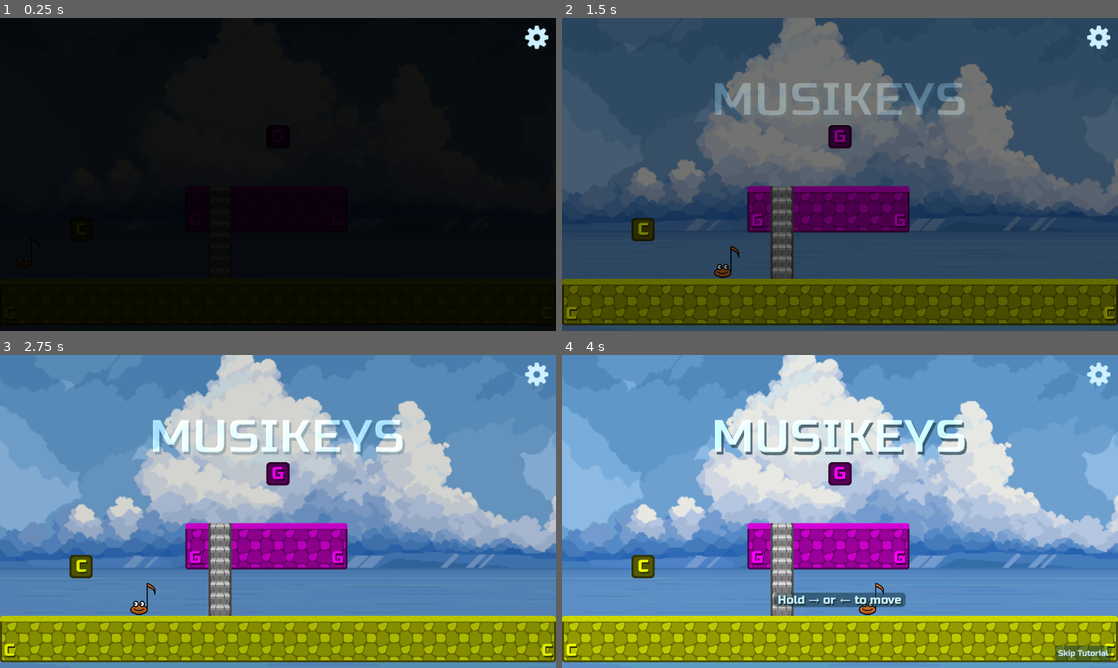
Above: before the commit, frames 1-4 (two rows, left to right).
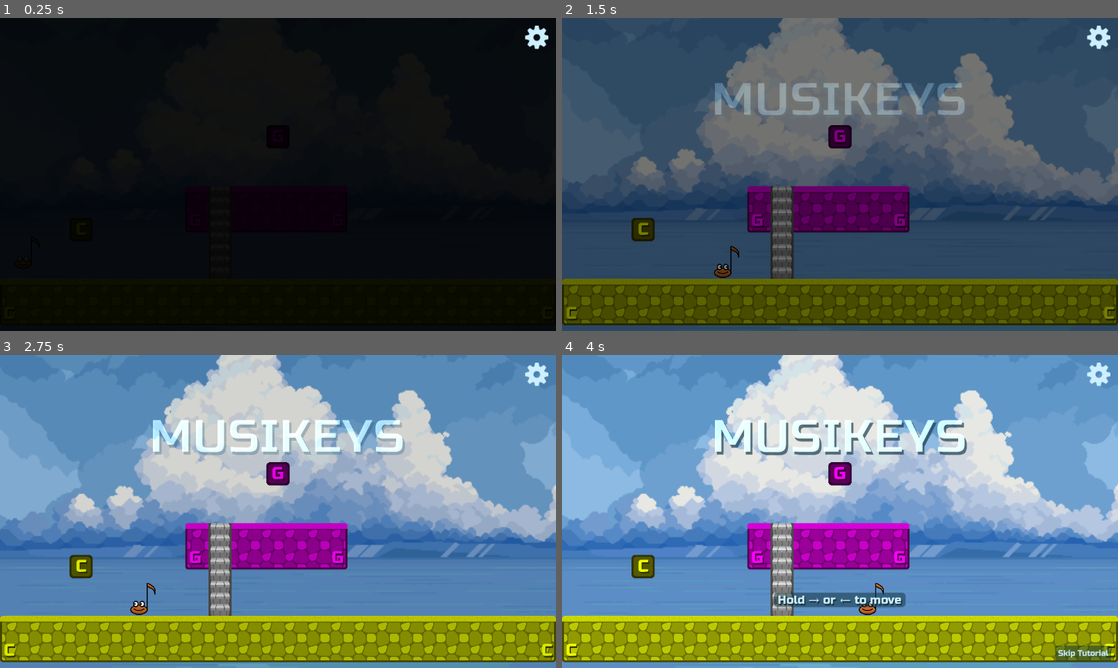
Above: after the commit, the same moments.

Repository: nicom7/game-off-2023
Game: Godot game, scene res://main.tscn
Same seed, same stepped clock (60 frames per second), same inputs: the game is played once before the commit and once after it.
Inputs:
- Up to frame 1 (0.25 s): no input
- Up to frame 2 (1.5 s): tap Enter at 0.5 s; hold Right (ui_right) from 0.53 s (still down)
- Up to frame 3 (2.75 s): release Right (ui_right) at 2.03 s; hold Left (ui_left) from 2.03 s (still down)
- Up to frame 4 (4 s): release Left (ui_left) at 2.78 s; hold Right (ui_right) from 2.78 s (still down)

The runs differ from the first frame. In frame 2, 5.8% of the frame differs, in the area x 0-100%, y 0-66%; in frame 3, 14%; in frame 4, 15%, in the area x 0-100%, y 0-100%.

Commit message:
Adjust parallax motion scale using resource
- Add `BackgroundInfo` resource type to adjust motion scale on parallax layers
- Add more ocean backgrounds

Diff:
--- /dev/null
+++ b/parallaxes/Ocean_2/background_info.tres
@@ -0,0 +1,7 @@
+[gd_resource type="Resource" script_class="BackgroundInfo" load_steps=2 format=3 uid="uid://dk7ua0nnhgo7k"]
+
+[ext_resource type="Script" path="res://parallaxes/background_info.gd" id="1_r3v8y"]
+
+[resource]
+script = ExtResource("1_r3v8y")
+parallax_scales = Array[Vector2]([Vector2(0.02, 0.02), Vector2(0.05, 0.02), Vector2(0.05, 0.02)])
--- /dev/null
+++ b/parallaxes/Ocean_6/background_info.tres
@@ -0,0 +1,7 @@
+[gd_resource type="Resource" script_class="BackgroundInfo" load_steps=2 format=3 uid="uid://cad0kclxyqgtj"]
+
+[ext_resource type="Script" path="res://parallaxes/background_info.gd" id="1_td83y"]
+
+[resource]
+script = ExtResource("1_td83y")
+parallax_scales = Array[Vector2]([Vector2(0.02, 0.02), Vector2(0.03, 0.02), Vector2(0.05, 0.02), Vector2(0.03, 0.02), Vector2(0.13, 0.02)])
--- /dev/null
+++ b/parallaxes/Ocean_7/background_info.tres
@@ -0,0 +1,7 @@
+[gd_resource type="Resource" script_class="BackgroundInfo" load_steps=2 format=3 uid="uid://qlktid4y1wiu"]
+
+[ext_resource type="Script" path="res://parallaxes/background_info.gd" id="1_dfbn8"]
+
+[resource]
+script = ExtResource("1_dfbn8")
+parallax_scales = Array[Vector2]([Vector2(0.02, 0.02), Vector2(0.03, 0.02), Vector2(0.05, 0.02), Vector2(0.05, 0.02), Vector2(0.08, 0.02)])
--- a/parallaxes/background.gd
+++ b/parallaxes/background.gd
@@ -14,20 +14,41 @@
 	OCEAN_2,
 	OCEAN_3,
 	OCEAN_4,
+	OCEAN_5,
+	OCEAN_6,
+	OCEAN_7,
+	OCEAN_8,
 }
+
+const DEFAULT_BACKGROUND_INFO: BackgroundInfo = preload("res://parallaxes/default_background_info.tres")
 
 func _ready() -> void:
 	_update_sprites()
+	pass
 
 func _update_sprites() -> void:
 	if not is_node_ready():
 		return
 
+	var background_info: BackgroundInfo = DEFAULT_BACKGROUND_INFO
+
+	var background_name = (Background.keys()[background] as String).to_lower()
+	var dir = DirAccess.open("res://parallaxes/" + background_name)
+	var resources = Globals.get_resources(dir)
+	if not resources.is_empty():
+		# Use specified background info resource
+		var custom_background_info = resources[0] as BackgroundInfo
+		for i in custom_background_info.parallax_scales.size():
+			background_info.parallax_scales[i] = custom_background_info.parallax_scales[i]
+
+	print(background_info.parallax_scales)
+
 	var layers = %ParallaxBackground.get_children()
 	for i in layers.size():
-		var layer = layers[i]
-		var sprites: Array[Node] = layer.get_children()
+		var plx_layer = layers[i] as ParallaxLayer
+		plx_layer.motion_scale = background_info.parallax_scales[i]
+		var sprites: Array[Node] = plx_layer.get_children()
 		for s in sprites:
-			var sprite = (s as AnimatedSprite2D)
-			sprite.animation = (Background.keys()[background] as String).to_lower()
+			var sprite = s as AnimatedSprite2D
+			sprite.animation = background_name
 			sprite.frame = i
--- a/parallaxes/background.tscn
+++ b/parallaxes/background.tscn
@@ -8,9 +8,9 @@
 
 [node name="ParallaxBackground" type="ParallaxBackground" parent="."]
 unique_name_in_owner = true
-offset = Vector2(0, -50)
+offset = Vector2(0, -72)
 scale = Vector2(2.3, 2.3)
-transform = Transform2D(2.3, 0, 0, 2.3, 0, -50)
+transform = Transform2D(2.3, 0, 0, 2.3, 0, -72)
 scroll_ignore_camera_zoom = true
 
 [node name="ParallaxLayer1" type="ParallaxLayer" parent="ParallaxBackground"]
@@ -31,7 +31,7 @@
 offset = Vector2(-576, 0)
 
 [node name="ParallaxLayer2" type="ParallaxLayer" parent="ParallaxBackground"]
-motion_scale = Vector2(0.04, 0.02)
+motion_scale = Vector2(0.03, 0.02)
 motion_mirroring = Vector2(1152, 0)
 
 [node name="Sprite2D" type="AnimatedSprite2D" parent="ParallaxBackground/ParallaxLayer2"]
@@ -50,7 +50,7 @@
 offset = Vector2(-576, 0)
 
 [node name="ParallaxLayer3" type="ParallaxLayer" parent="ParallaxBackground"]
-motion_scale = Vector2(0.08, 0.02)
+motion_scale = Vector2(0.05, 0.02)
 motion_mirroring = Vector2(1152, 0)
 
 [node name="Sprite2D" type="AnimatedSprite2D" parent="ParallaxBackground/ParallaxLayer3"]
@@ -86,3 +86,22 @@
 speed_scale = 0.0
 centered = false
 offset = Vector2(-576, 0)
+
+[node name="ParallaxLayer5" type="ParallaxLayer" parent="ParallaxBackground"]
+motion_scale = Vector2(0.13, 0.02)
+motion_mirroring = Vector2(1152, 0)
+
+[node name="Sprite2D" type="AnimatedSprite2D" parent="ParallaxBackground/ParallaxLayer5"]
+sprite_frames = ExtResource("1_xc2j2")
+animation = &"ocean_1"
+frame = 4
+speed_scale = 0.0
+centered = false
+
+[node name="Sprite2D2" type="AnimatedSprite2D" parent="ParallaxBackground/ParallaxLayer5"]
+sprite_frames = ExtResource("1_xc2j2")
+animation = &"ocean_1"
+frame = 4
+speed_scale = 0.0
+centered = false
+offset = Vector2(-576, 0)
--- /dev/null
+++ b/parallaxes/background_info.gd
@@ -0,0 +1,4 @@
+class_name BackgroundInfo
+extends Resource
+
+@export var parallax_scales: Array[Vector2] = []
--- a/parallaxes/background_sprite_frames.tres
+++ b/parallaxes/background_sprite_frames.tres
@@ -14,6 +14,24 @@
 [ext_resource type="Texture2D" uid="uid://bw75dokovs4jb" path="res://parallaxes/Ocean_4/2.png" id="12_tu1x0"]
 [ext_resource type="Texture2D" uid="uid://bvvihc7vc6c0o" path="res://parallaxes/Ocean_4/3.png" id="13_aq41g"]
 [ext_resource type="Texture2D" uid="uid://bk72xkk7njpo6" path="res://parallaxes/Ocean_4/4.png" id="14_uaxoj"]
+[ext_resource type="Texture2D" uid="uid://scsc0rvmxupf" path="res://parallaxes/Ocean_5/1.png" id="15_45w4u"]
+[ext_resource type="Texture2D" uid="uid://bdivxueylnfix" path="res://parallaxes/Ocean_5/2.png" id="16_65c7b"]
+[ext_resource type="Texture2D" uid="uid://dk1lo4enhv8t7" path="res://parallaxes/Ocean_5/3.png" id="17_x353a"]
+[ext_resource type="Texture2D" uid="uid://r6i82cmytcat" path="res://parallaxes/Ocean_5/4.png" id="18_d4ulr"]
+[ext_resource type="Texture2D" uid="uid://besu1bylq73oy" path="res://parallaxes/Ocean_6/1.png" id="19_12wkh"]
+[ext_resource type="Texture2D" uid="uid://hxni7qjo86r4" path="res://parallaxes/Ocean_6/2.png" id="20_8pmrl"]
+[ext_resource type="Texture2D" uid="uid://bltpgpep5ac3" path="res://parallaxes/Ocean_6/3.png" id="21_o2yo4"]
+[ext_resource type="Texture2D" uid="uid://earo0ljwyy3b" path="res://parallaxes/Ocean_6/4.png" id="22_37li0"]
+[ext_resource type="Texture2D" uid="uid://crjo857wvntbf" path="res://parallaxes/Ocean_7/1.png" id="23_3ns5c"]
+[ext_resource type="Texture2D" uid="uid://cfob1i3gi37be" path="res://parallaxes/Ocean_7/2.png" id="24_luec4"]
+[ext_resource type="Texture2D" uid="uid://dkkqvfduqar2w" path="res://parallaxes/Ocean_7/3.png" id="25_tuc26"]
+[ext_resource type="Texture2D" uid="uid://nogs5mg353d3" path="res://parallaxes/Ocean_7/4.png" id="26_gvad5"]
+[ext_resource type="Texture2D" uid="uid://by7c7axm1vrtw" path="res://parallaxes/Ocean_7/5.png" id="27_blvcw"]
+[ext_resource type="Texture2D" uid="uid://c0c11g4ttrvv3" path="res://parallaxes/Ocean_8/1.png" id="28_yhpar"]
+[ext_resource type="Texture2D" uid="uid://5c0kmoqymhd2" path="res://parallaxes/Ocean_8/2.png" id="29_phkts"]
+[ext_resource type="Texture2D" uid="uid://1f8pfhsgxavj" path="res://parallaxes/Ocean_8/3.png" id="30_4biwx"]
+[ext_resource type="Texture2D" uid="uid://cl37s27k2xt22" path="res://parallaxes/Ocean_8/4.png" id="31_72jm6"]
+[ext_resource type="Texture2D" uid="uid://djmkrum2ec3po" path="res://parallaxes/Ocean_8/5.png" id="32_yhgpy"]
 
 [resource]
 animations = [{
@@ -96,4 +114,84 @@
 "loop": true,
 "name": &"ocean_4",
 "speed": 5.0
+}, {
+"frames": [{
+"duration": 1.0,
+"texture": ExtResource("15_45w4u")
+}, {
+"duration": 1.0,
+"texture": ExtResource("16_65c7b")
+}, {
+"duration": 1.0,
+"texture": ExtResource("17_x353a")
+}, {
+"duration": 1.0,
+"texture": ExtResource("18_d4ulr")
+}, {
+"duration": 1.0,
+"texture": null
+}],
+"loop": true,
+"name": &"ocean_5",
+"speed": 5.0
+}, {
+"frames": [{
+"duration": 1.0,
+"texture": ExtResource("19_12wkh")
+}, {
+"duration": 1.0,
+"texture": ExtResource("20_8pmrl")
+}, {
+"duration": 1.0,
+"texture": ExtResource("21_o2yo4")
+}, {
+"duration": 1.0,
+"texture": ExtResource("22_37li0")
+}, {
+"duration": 1.0,
+"texture": null
+}],
+"loop": true,
+"name": &"ocean_6",
+"speed": 5.0
+}, {
+"frames": [{
+"duration": 1.0,
+"texture": ExtResource("23_3ns5c")
+}, {
+"duration": 1.0,
+"texture": ExtResource("24_luec4")
+}, {
+"duration": 1.0,
+"texture": ExtResource("25_tuc26")
+}, {
+"duration": 1.0,
+"texture": ExtResource("26_gvad5")
+}, {
+"duration": 1.0,
+"texture": ExtResource("27_blvcw")
+}],
+"loop": true,
+"name": &"ocean_7",
+"speed": 5.0
+}, {
+"frames": [{
+"duration": 1.0,
+"texture": ExtResource("28_yhpar")
+}, {
+"duration": 1.0,
+"texture": ExtResource("29_phkts")
+}, {
+"duration": 1.0,
+"texture": ExtResource("30_4biwx")
+}, {
+"duration": 1.0,
+"texture": ExtResource("31_72jm6")
+}, {
+"duration": 1.0,
+"texture": ExtResource("32_yhgpy")
+}],
+"loop": true,
+"name": &"ocean_8",
+"speed": 5.0
 }]
--- /dev/null
+++ b/parallaxes/default_background_info.tres
@@ -0,0 +1,7 @@
+[gd_resource type="Resource" script_class="BackgroundInfo" load_steps=2 format=3 uid="uid://bo5uef3t23xwl"]
+
+[ext_resource type="Script" path="res://parallaxes/background_info.gd" id="1_vtcu3"]
+
+[resource]
+script = ExtResource("1_vtcu3")
+parallax_scales = Array[Vector2]([Vector2(0.02, 0.02), Vector2(0.03, 0.02), Vector2(0.05, 0.02), Vector2(0.08, 0.02), Vector2(0.13, 0.02)])
Not shown: 1 places in parallaxes/background_sprite_frames.tres that only renumber resources
